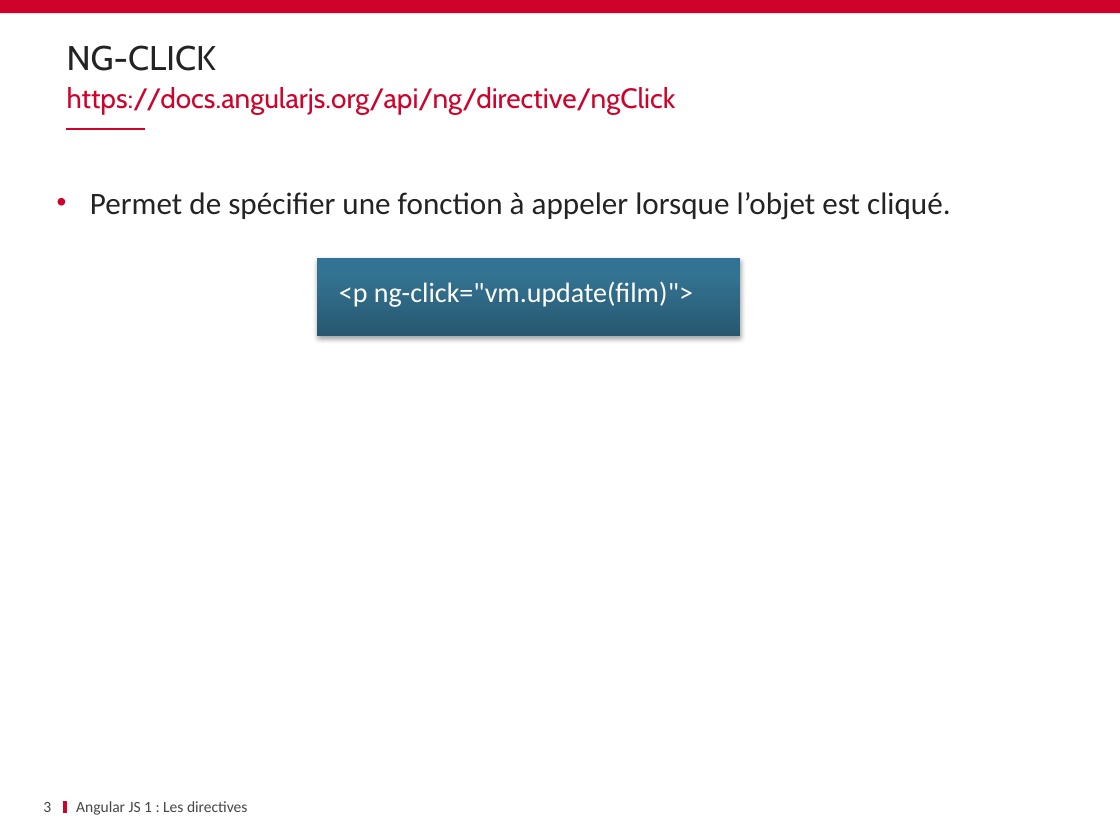
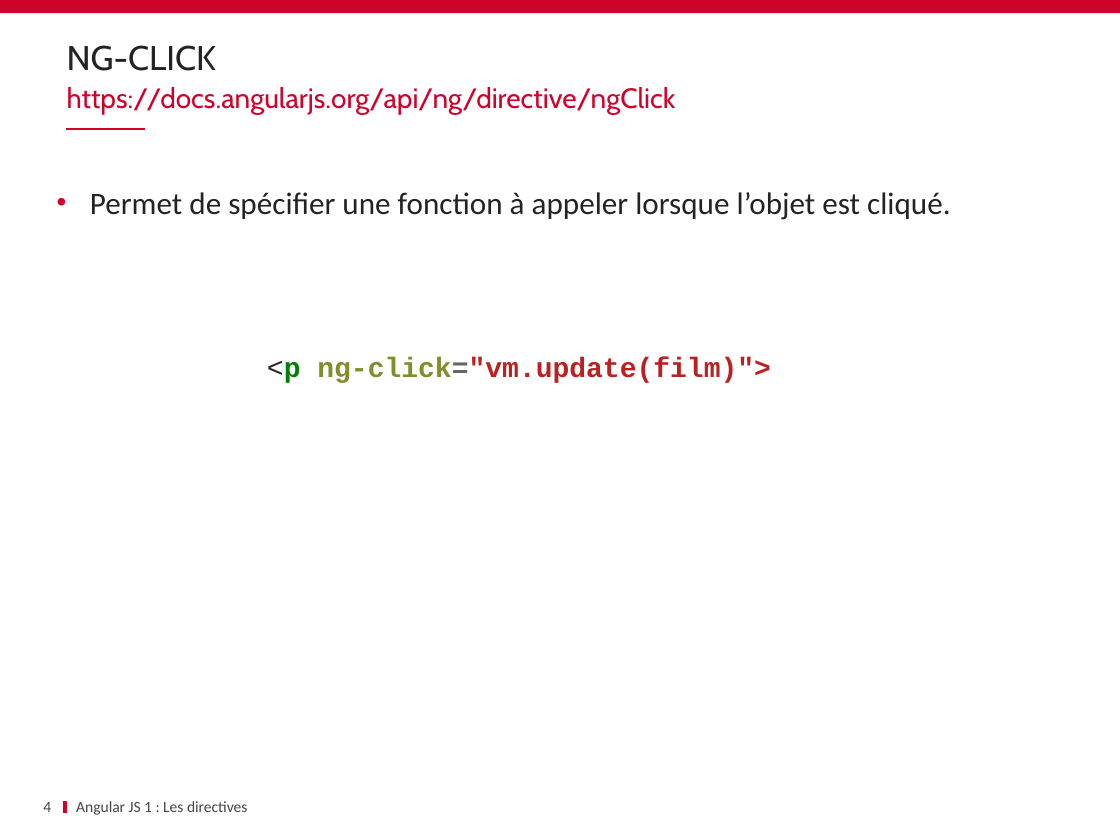
Before and after one commit to ycintre/formation-angularjs, a slide deck: slide 4 of 04 Built-in directives/Built-in directives.pptx (slide 3 before the commit). Drawn at 1120x840 pixels with LibreOffice and Linux fonts; fonts in the diff are those of the drawing; background and template pictures are left out. Boxes give left, top, right and bottom in pixels: in the first picture for what was removed or moved away, otherwise in the second. Text is boxed around its words. In the diff, an @@ line names an element or a change of style, - is before the commit and + after.

```diff
--- a/04 Built-in directives/Built-in directives.pptx
+++ b/04 Built-in directives/Built-in directives.pptx
@@ text "<p ng-click="vm.update(film)">": place and size @@
-text "<p ng-click="vm.update(film)">" at (317, 258, 740, 336)
+text "<p ng-click="vm.update(film)">" at (267, 357, 771, 383)
@@ text "<p ng-click="vm.update(film)">" at (267, 357, 771, 383): font Calibri to Courier New, bold on; text colour #FFFFFF to #232323, text colour #FFFFFF to #008000 in "<p"; text colour #FFFFFF to #7D9029, text colour #FFFFFF to #666666, text colour #FFFFFF to #BA2121 in "ng-click="vm.update(film)">"; fill gradient #285971 to #347393 to #327495 to none; shadow off @@
@@ page number at (43, 802, 51, 812): text changed @@
-3
+4
```
Also in this commit, not shown: 3 other slides changed, 2 slides removed.
